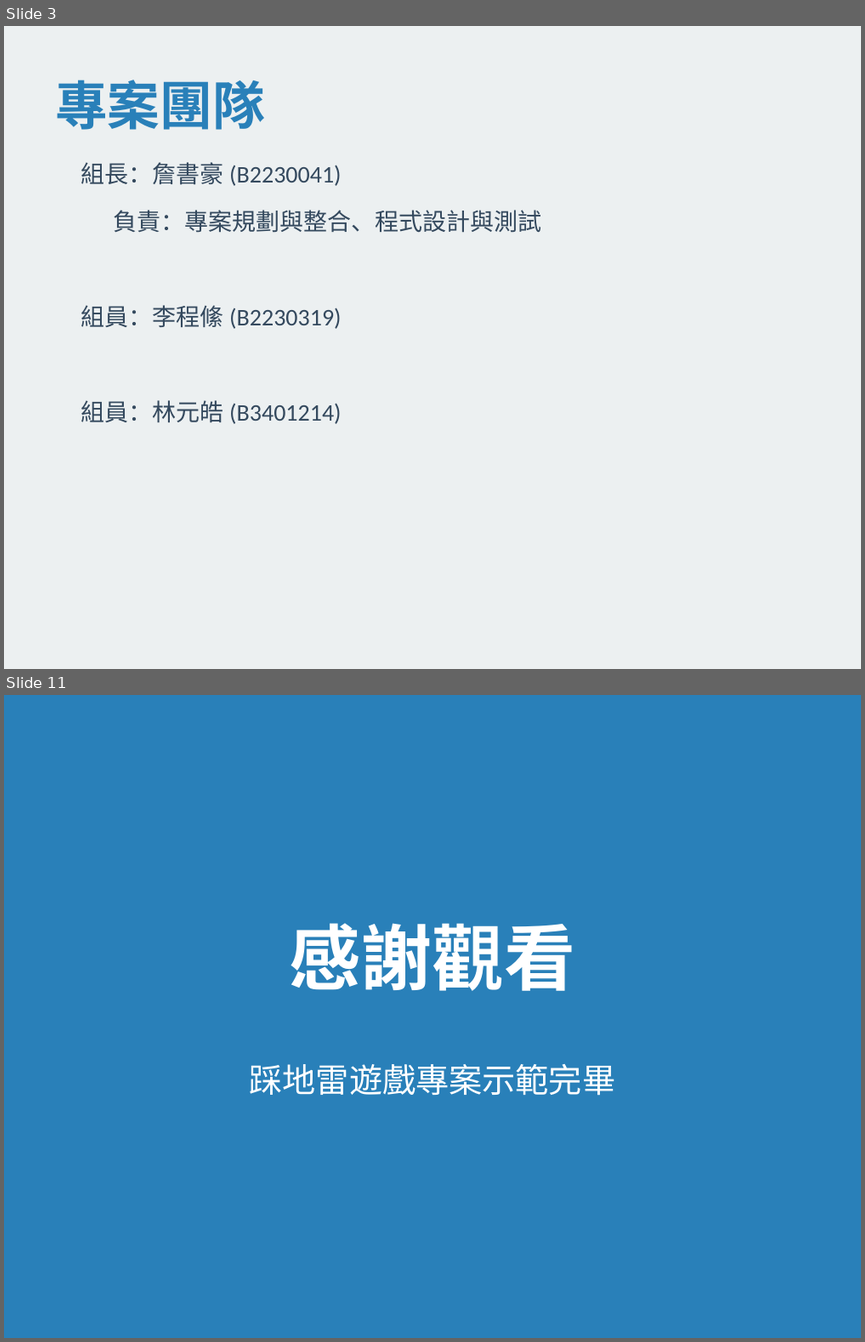
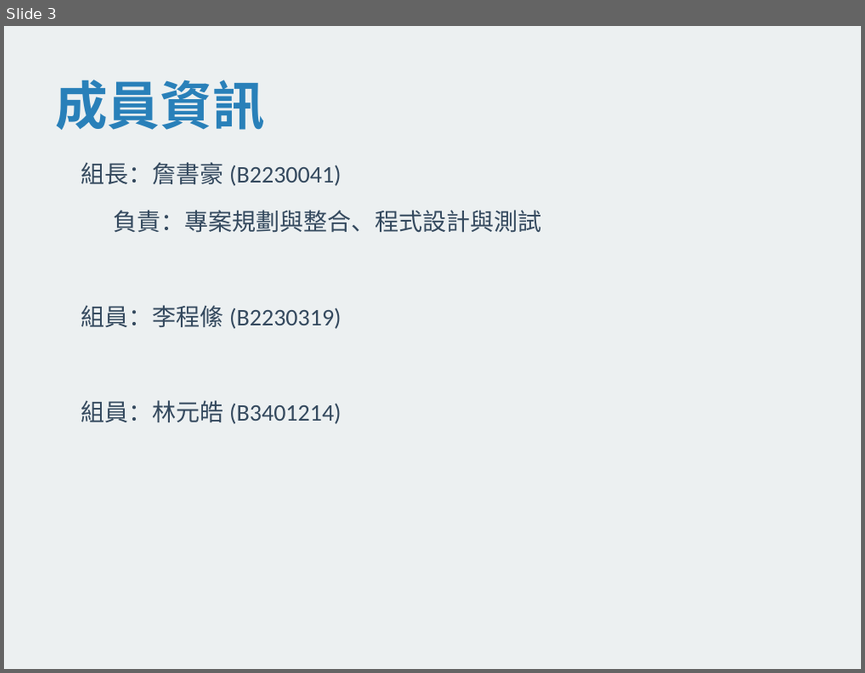
Before and after one commit to XJacksonChrisX/minesweeper, a slide deck: 踩地雷遊戲_專題報告.pptx. Shown one above the other, each under a label of ours: slides 3 and 11 before the commit, slide 3 after it; the slides between them are not shown. The pictures are 865x1342 and 865x673 pixels, drawn with LibreOffice and Linux fonts; fonts in the diff are those of the drawing. Boxes give left, top, right and bottom in pixels: in the first picture for what was removed or moved away, otherwise in the second. Text is boxed around its words. In the diff, an @@ line names an element or a change of style, - is before the commit and + after.

```diff
--- a/踩地雷遊戲_專題報告.pptx
+++ b/踩地雷遊戲_專題報告.pptx
@@ slide 11 removed at box(4, 695, 861, 1338), background #2980B9 @@
@@ text removed at box(290, 923, 575, 991) @@
-感謝觀看
@@ text removed at box(250, 1064, 616, 1095) @@
-踩地雷遊戲專案示範完畢
@@ slide 3 changed as well @@
@@ text at box(55, 80, 264, 130): text changed @@
-專案團隊
+成員資訊
```
Also in this commit, not shown: 3 other slides changed, 5 slides added, 6 other slides removed.
